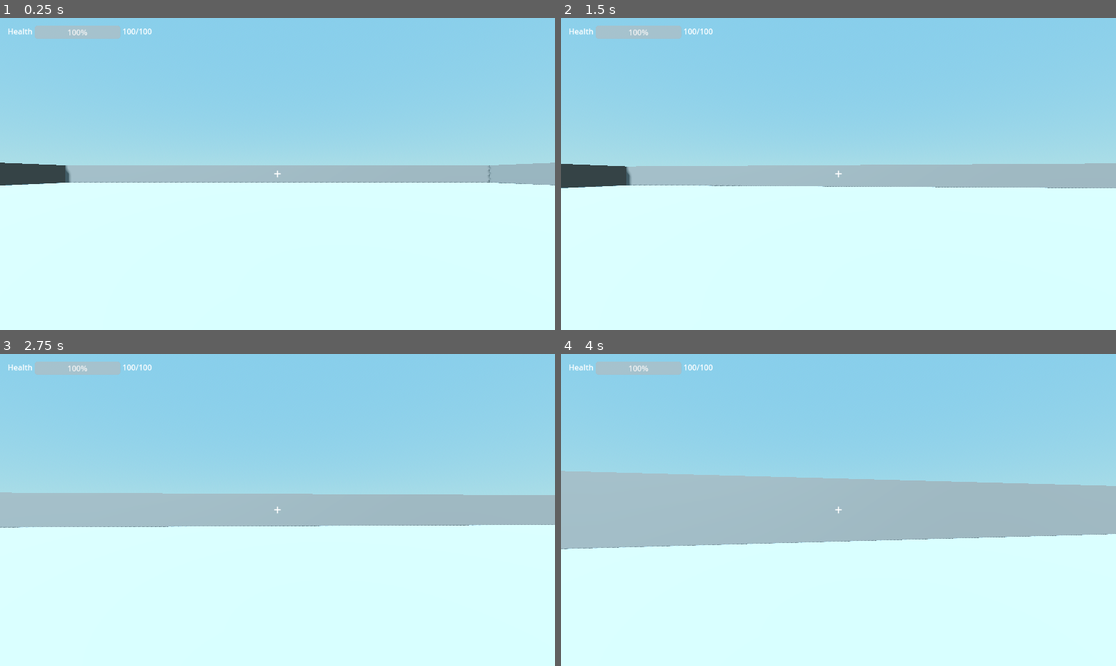
Above: before the commit, frames 1-4 (two rows, left to right).
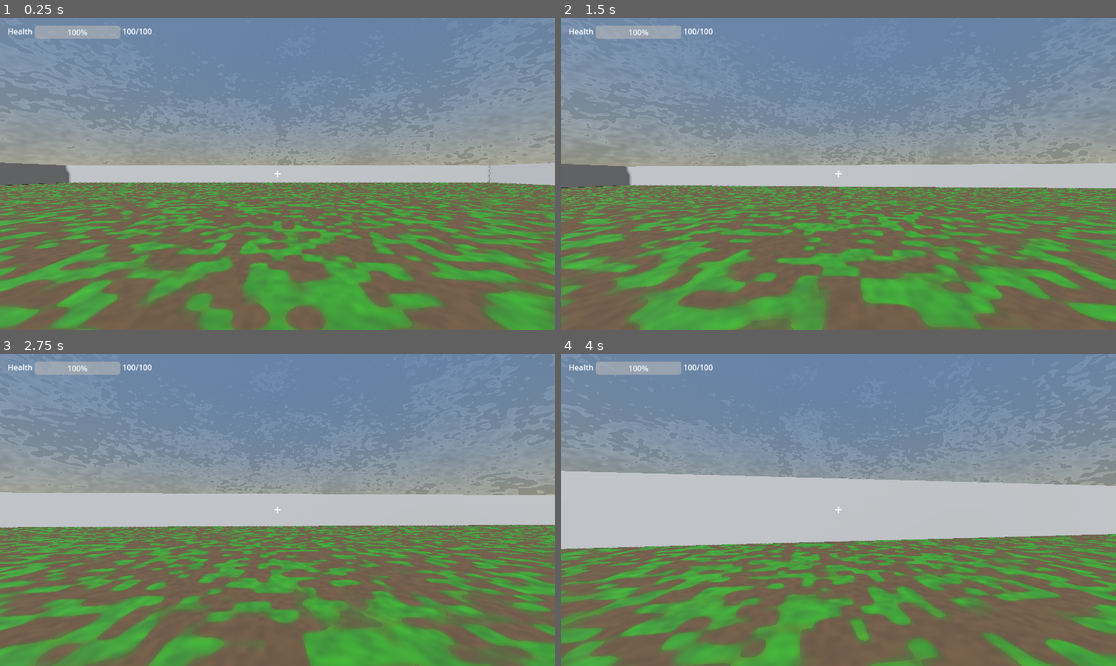
Above: after the commit, the same moments.

Repository: Liloslash/gwj_critters
Game: Godot game, scene res://World.tscn
The game is run twice, just before and just after one commit, with the same random seed, the same clock (stepped at 60 frames per second) and the same inputs.
Inputs (mouse positions are in pixels of both pictures, inside the frame that each line leads up to):
- Up to frame 1 (0.25 s): no input
- Up to frame 2 (1.5 s): tap Enter (ui_accept) at 0.5, 0.77 s; move the mouse to (866, 174) at 0.52 s; press the mouse at (866, 174) at 0.53 s; hold W (up) from 0.53 s (still down); move the mouse to (810, 174) at 1.27 s; release the mouse at (810, 174) at 1.28 s; click (810, 174) at 1.35 s
- Up to frame 3 (2.75 s): keep holding W (up); tap Enter (ui_accept) at 1.52 s; move the mouse to (288, 503) at 2.02 s; press the mouse at (288, 503) at 2.03 s
- Up to frame 4 (4 s): keep holding W (up); move the mouse to (832, 516) at 2.77 s; release the mouse at (832, 516) at 2.78 s; click (832, 516) at 2.85 s; tap Enter (ui_accept) at 3.02, 3.77 s; move the mouse to (877, 513) at 3.52 s; press the mouse at (877, 513) at 3.53 s

The runs differ from the first frame. In frame 1, 100% of the frame differs, in the area x 0-100%, y 0-100%; in frame 2, 100%; in frame 3, 100%; in frame 4, 100%.

Commit message:
Enhance world scene with new shaders, materials, and spawn points. Added ground and sky shader materials, integrated noise textures, and implemented spawn timer and point nodes.

Diff:
--- a/World.tscn
+++ b/World.tscn
@@ -1,21 +1,73 @@
-[gd_scene load_steps=9 format=3 uid="uid://ct41h7jhnr1fy"]
+[gd_scene load_steps=15 format=3 uid="uid://ct41h7jhnr1fy"]
 
 [ext_resource type="PackedScene" uid="uid://bporlauvhb1m8" path="res://Player.tscn" id="1_c6gwx"]
+[ext_resource type="Shader" uid="uid://eks8kuv7ovp3" path="res://floor.gdshader" id="1_js7pq"]
+[ext_resource type="Script" uid="uid://dnn3skx325kqu" path="res://world.gd" id="1_p1v5b"]
 [ext_resource type="PackedScene" uid="uid://bhuko84jtt65y" path="res://Enemy.tscn" id="2_2dftf"]
+[ext_resource type="Shader" uid="uid://cjvpc8kpr3070" path="res://sky.gdshader" id="3_eu7l1"]
 [ext_resource type="PackedScene" uid="uid://caoh2ltkqoyvm" path="res://HUD.tscn" id="3_hud"]
 
 [sub_resource type="BoxShape3D" id="BoxShape3D_2dftf"]
 size = Vector3(50, 1, 50)
 
+[sub_resource type="ShaderMaterial" id="ShaderMaterial_eu7l1"]
+render_priority = 1
+shader = ExtResource("1_js7pq")
+shader_parameter/dirt_color = Color(0.272904, 0.199826, 0.126596, 1)
+shader_parameter/grass_color = Color(0.120362, 0.323205, 0.053577, 1)
+shader_parameter/grass_threshold = 0.242
+shader_parameter/blend_sharpness = 8.703
+shader_parameter/noise_scale = 4.97
+shader_parameter/noise_strength = 0.573
+shader_parameter/dirt_roughness = 1.0
+shader_parameter/grass_roughness = 0.775
+
 [sub_resource type="BoxMesh" id="BoxMesh_bcbcq"]
 size = Vector3(50, 1, 50)
 
-[sub_resource type="ProceduralSkyMaterial" id="ProceduralSkyMaterial_c6gwx"]
-sky_top_color = Color(0.529412, 0.807843, 0.921569, 1)
-sky_horizon_color = Color(0.690196, 0.878431, 0.901961, 1)
+[sub_resource type="FastNoiseLite" id="FastNoiseLite_eu7l1"]
+noise_type = 3
+frequency = 0.0205
+fractal_type = 2
+fractal_lacunarity = 2.165
+fractal_gain = 1.54
+fractal_weighted_strength = 0.7
+domain_warp_enabled = true
+domain_warp_amplitude = 30.775
+domain_warp_frequency = 0.24
+
+[sub_resource type="NoiseTexture2D" id="NoiseTexture2D_p1v5b"]
+noise = SubResource("FastNoiseLite_eu7l1")
+
+[sub_resource type="ShaderMaterial" id="ShaderMaterial_wygdx"]
+shader = ExtResource("3_eu7l1")
+shader_parameter/sky_top_color = Color(0.421564, 0.570984, 0.764972, 1)
+shader_parameter/sky_horizon_color = Color(0.687065, 0.656698, 0.537811, 1)
+shader_parameter/sky_curve = 0.15
+shader_parameter/sky_energy = 1.0
+shader_parameter/sky_cover = SubResource("NoiseTexture2D_p1v5b")
+shader_parameter/sky_cover_modulate = Color(0.396889, 0.396889, 0.396889, 1)
+shader_parameter/ground_bottom_color = Color(0.206046, 0.174332, 0.137505, 1)
+shader_parameter/ground_horizon_color = Color(0.940978, 0.943081, 0.94603, 1)
+shader_parameter/ground_curve = 0.364
+shader_parameter/ground_energy = 1.545
+shader_parameter/sun_angle_max = 31.435
+shader_parameter/sun_curve = 0.015
+shader_parameter/exposure = 0.804
+shader_parameter/wind_offset_direction = Vector2(0.645, 0.1)
+shader_parameter/wind_speed = 0.704
+shader_parameter/clouds_change = true
+shader_parameter/cloud_change_rate = 0.923
+shader_parameter/pole_blend_shape = 2.0
+shader_parameter/pole_blend_strength = 0.0
+shader_parameter/pole_blend_brightness = 0.115
+shader_parameter/horizon_blend_shape = 0.379
+shader_parameter/horizon_blend_strength = 0.12
+shader_parameter/horizon_blend_brightness = 0.345
+shader_parameter/horizon_blend_width = 0.0
 
 [sub_resource type="Sky" id="Sky_2dftf"]
-sky_material = SubResource("ProceduralSkyMaterial_c6gwx")
+sky_material = SubResource("ShaderMaterial_wygdx")
 
 [sub_resource type="Environment" id="Environment_c6gwx"]
 background_mode = 2
@@ -24,17 +76,23 @@
 glow_intensity = 2.37
 
 [node name="World" type="Node3D"]
+script = ExtResource("1_p1v5b")
+enemy_scene = ExtResource("2_2dftf")
 metadata/_edit_lock_ = true
 
 [node name="Ground" type="StaticBody3D" parent="."]
+metadata/_edit_lock_ = true
 
 [node name="CollisionShape3D" type="CollisionShape3D" parent="Ground"]
 transform = Transform3D(1, 0, 0, 0, 1, 0, 0, 0, 1, 0, -0.5, 0)
 shape = SubResource("BoxShape3D_2dftf")
+metadata/_edit_lock_ = true
 
 [node name="MeshInstance3D" type="MeshInstance3D" parent="Ground"]
 transform = Transform3D(1, 0, 0, 0, 1, 0, 0, 0, 1, 0, -0.5, 0)
+material_override = SubResource("ShaderMaterial_eu7l1")
 mesh = SubResource("BoxMesh_bcbcq")
+metadata/_edit_lock_ = true
 
 [node name="Player" parent="." groups=["Player"] instance=ExtResource("1_c6gwx")]
 transform = Transform3D(1, 0, 0, 0, 1, 0, 0, 0, 1, 0, 1, 0)
@@ -73,3 +131,9 @@
 transform = Transform3D(1, 0, 0, 0, 1, 0, 0, 0, 1, 9.65678, 1, 0)
 
 [node name="HUD" parent="." instance=ExtResource("3_hud")]
+
+[node name="SpawnTimer" type="Timer" parent="."]
+
+[node name="SpawnPoint" type="Marker3D" parent="."]
+transform = Transform3D(1, 0, 0, 0, 1, 0, 0, 0, 1, 21.246, 1.60236, 19.4003)
+gizmo_extents = 0.53
--- /dev/null
+++ b/floor.gdshader
@@ -0,0 +1,91 @@
+shader_type spatial;
+
+// Couleurs de base au lieu de textures
+uniform vec3 dirt_color : source_color = vec3(0.35, 0.25, 0.15);
+uniform vec3 grass_color : source_color = vec3(0.15, 0.4, 0.08);
+
+// Paramètres de mélange
+uniform float grass_threshold : hint_range(0.0, 1.0) = 0.4;
+uniform float blend_sharpness : hint_range(0.1, 10.0) = 2.0;
+
+// Paramètres de bruit pour la variation
+uniform float noise_scale : hint_range(0.1, 10.0) = 1.0;
+uniform float noise_strength : hint_range(0.0, 1.0) = 0.5;
+
+// Paramètres de matériau
+uniform float dirt_roughness : hint_range(0.0, 1.0) = 0.8;
+uniform float grass_roughness : hint_range(0.0, 1.0) = 0.9;
+
+varying vec3 world_position;
+varying vec3 world_normal;
+
+// Fonction de bruit simple
+float random(vec2 uv) {
+    return fract(sin(dot(uv, vec2(12.9898, 78.233))) * 43758.5453);
+}
+
+// Bruit de Perlin simplifié
+float noise(vec2 uv) {
+    vec2 i = floor(uv);
+    vec2 f = fract(uv);
+
+    float a = random(i);
+    float b = random(i + vec2(1.0, 0.0));
+    float c = random(i + vec2(0.0, 1.0));
+    float d = random(i + vec2(1.0, 1.0));
+
+    vec2 u = f * f * (3.0 - 2.0 * f);
+
+    return mix(mix(a, b, u.x), mix(c, d, u.x), u.y);
+}
+
+// Fonction de mélange smooth
+float smooth_mix(float value, float threshold, float sharpness) {
+    return smoothstep(threshold - 1.0/sharpness, threshold + 1.0/sharpness, value);
+}
+
+void vertex() {
+    world_position = VERTEX;
+    world_normal = NORMAL;
+}
+
+void fragment() {
+    // Calcul du facteur de mélange basé sur la pente et le bruit
+    float slope = 1.0 - abs(dot(world_normal, vec3(0.0, 1.0, 0.0)));
+
+    // Ajout de variation avec du bruit
+    vec2 noise_uv = world_position.xz * noise_scale;
+    float noise_value = noise(noise_uv) * noise_strength;
+
+    // Facteur de mélange combiné
+    float blend_factor = slope + noise_value;
+
+    // Calcul des poids de mélange (seulement herbe et terre)
+    float grass_weight = 1.0 - smooth_mix(blend_factor, grass_threshold, blend_sharpness);
+    float dirt_weight = 1.0 - grass_weight;
+
+    // Mélange final des couleurs
+    vec3 final_color = dirt_color * dirt_weight + grass_color * grass_weight;
+
+    // Calcul de la rugosité finale
+    float final_roughness = dirt_roughness * dirt_weight + grass_roughness * grass_weight;
+
+    // Assombrissement des zones en pente pour plus de réalisme
+    float shadow_factor = 1.0 - slope * 0.2;
+    final_color *= shadow_factor;
+
+    // Ajout de variation de couleur avec le bruit pour plus de détails
+    vec2 detail_uv = world_position.xz * noise_scale * 3.0;
+    float detail_noise = noise(detail_uv) * 0.15;
+    final_color *= (1.0 + detail_noise);
+
+    // Variation supplémentaire pour l'herbe
+    if (grass_weight > 0.5) {
+        float grass_variation = noise(world_position.xz * 8.0) * 0.1;
+        final_color += vec3(0.0, grass_variation, -grass_variation * 0.5);
+    }
+
+    ALBEDO = final_color;
+    ROUGHNESS = final_roughness;
+    METALLIC = 0.0;
+}
--- /dev/null
+++ b/sky.gdshader
@@ -0,0 +1,131 @@
+shader_type sky;
+render_mode use_debanding;
+
+uniform vec4 sky_top_color : source_color = vec4(0.385, 0.454, 0.55, 1.0);
+uniform vec4 sky_horizon_color : source_color = vec4(0.646, 0.656, 0.67, 1.0);
+uniform float sky_curve : hint_range(0, 1) = 0.15;
+uniform float sky_energy = 1.0; // In Lux.
+uniform sampler2D sky_cover : filter_linear, source_color, hint_default_black;
+uniform vec4 sky_cover_modulate : source_color = vec4(1.0, 1.0, 1.0, 1.0);
+uniform vec4 ground_bottom_color : source_color = vec4(0.2, 0.169, 0.133, 1.0);
+uniform vec4 ground_horizon_color : source_color = vec4(0.646, 0.656, 0.67, 1.0);
+uniform float ground_curve : hint_range(0, 1) = 0.02;
+uniform float ground_energy = 1.0;
+uniform float sun_angle_max = 30.0;
+uniform float sun_curve : hint_range(0, 1) = 0.15;
+uniform float exposure : hint_range(0, 128) = 1.0;
+
+// Wind offset direction (x and y only)
+uniform vec2 wind_offset_direction = vec2(0.5, 0.1); // Control direction of offset (x, y)
+uniform float wind_speed : hint_range(0.0, 25.0) = 1.0; // Speed of the noise movement over time
+
+// Cloud change settings
+uniform bool clouds_change = true; // Whether to change the cloud layer or not
+uniform float cloud_change_rate : hint_range(0.0, 5.0) = .40; // Rate at which the cloud effect changes
+
+// Pole blending parameters
+uniform float pole_blend_shape : hint_range(0.0, 2.0) = 0.05; // How much the noise affects the blend shape
+uniform float pole_blend_strength : hint_range(0, 1) = 0.05; // Control blending intensity at poles
+uniform float pole_blend_brightness : hint_range(0.0, 1.0) = .3;
+
+// Horizon blending parameters - similar to pole blending
+uniform float horizon_blend_shape : hint_range(0.0, 2.0) = 0.05; // How much the noise affects the horizon blend shape
+uniform float horizon_blend_strength : hint_range(0, 1) = 0.05; // Control blending intensity at horizon
+uniform float horizon_blend_brightness : hint_range(0.0, 1.0) = .3;
+uniform float horizon_blend_width : hint_range(0.0, 0.5) = 0.1; // Width of the horizon blend region
+
+void sky() {
+    float v_angle = acos(clamp(EYEDIR.y, -1.0, 1.0));
+    float c = (1.0 - v_angle / (PI * 0.5));
+    vec3 sky = mix(sky_horizon_color.rgb, sky_top_color.rgb, clamp(1.0 - pow(1.0 - c, 1.0 / sky_curve), 0.0, 1.0));
+    sky *= sky_energy;
+
+    if (LIGHT0_ENABLED) {
+        float sun_angle = acos(dot(LIGHT0_DIRECTION, EYEDIR));
+        if (sun_angle < LIGHT0_SIZE) {
+            sky = LIGHT0_COLOR * LIGHT0_ENERGY;
+        } else if (sun_angle < sun_angle_max) {
+            float c2 = (sun_angle - LIGHT0_SIZE) / (sun_angle_max - LIGHT0_SIZE);
+            sky = mix(LIGHT0_COLOR * LIGHT0_ENERGY, sky, clamp(1.0 - pow(1.0 - c2, 1.0 / sun_curve), 0.0, 1.0));
+        }
+    }
+
+    if (LIGHT1_ENABLED) {
+        float sun_angle = acos(dot(LIGHT1_DIRECTION, EYEDIR));
+        if (sun_angle < LIGHT1_SIZE) {
+            sky = LIGHT1_COLOR * LIGHT1_ENERGY;
+        } else if (sun_angle < sun_angle_max) {
+            float c2 = (sun_angle - LIGHT1_SIZE) / (sun_angle_max - LIGHT1_SIZE);
+            sky = mix(LIGHT1_COLOR * LIGHT1_ENERGY, sky, clamp(1.0 - pow(1.0 - c2, 1.0 / sun_curve), 0.0, 1.0));
+        }
+    }
+
+    if (LIGHT2_ENABLED) {
+        float sun_angle = acos(dot(LIGHT2_DIRECTION, EYEDIR));
+        if (sun_angle < LIGHT2_SIZE) {
+            sky = LIGHT2_COLOR * LIGHT2_ENERGY;
+        } else if (sun_angle < sun_angle_max) {
+            float c2 = (sun_angle - LIGHT2_SIZE) / (sun_angle_max - LIGHT2_SIZE);
+            sky = mix(LIGHT2_COLOR * LIGHT2_ENERGY, sky, clamp(1.0 - pow(1.0 - c2, 1.0 / sun_curve), 0.0, 1.0));
+        }
+    }
+
+    if (LIGHT3_ENABLED) {
+        float sun_angle = acos(dot(LIGHT3_DIRECTION, EYEDIR));
+        if (sun_angle < LIGHT3_SIZE) {
+            sky = LIGHT3_COLOR * LIGHT3_ENERGY;
+        } else if (sun_angle < sun_angle_max) {
+            float c2 = (sun_angle - LIGHT3_SIZE) / (sun_angle_max - LIGHT3_SIZE);
+            sky = mix(LIGHT3_COLOR * LIGHT3_ENERGY, sky, clamp(1.0 - pow(1.0 - c2, 1.0 / sun_curve), 0.0, 1.0));
+        }
+    }
+
+    // Sample the sky cover texture with dynamic offset (only x and y direction)
+    vec2 noise_coords = SKY_COORDS.xy + wind_offset_direction * wind_speed * TIME * 0.01;
+
+    // Wrap UVs to keep tiling seamless
+    noise_coords = mod(noise_coords, 1.0);
+
+    // Sample the original noise texture
+    vec4 sky_cover_texture = texture(sky_cover, noise_coords);
+
+    // Sample flipped noise for Z-offset effect
+    vec4 flipped_noise = texture(sky_cover, vec2(noise_coords.x, 1.0 - noise_coords.y));
+
+    // Z blending (cloud change) logic
+    float cloud_blend_factor = 0.0;
+    if (clouds_change) {
+        // Use a sine wave to blend clouds smoothly over time based on the cloud_change_rate
+        cloud_blend_factor = 0.5 + 0.5 * sin(TIME * cloud_change_rate);
+    }
+
+    // Blend between the original and flipped noise using cloud_blend_factor
+    vec4 blended_noise_texture = mix(sky_cover_texture, flipped_noise, cloud_blend_factor);
+
+    // Pole blending
+    float base_pole_blend_factor = abs(EYEDIR.y);  // Original blend factor (circular)
+    float noise_pole_blend = blended_noise_texture.r * pole_blend_shape;
+    float pole_blend_factor = smoothstep(1.0 - pole_blend_strength, 1.0, base_pole_blend_factor + noise_pole_blend);
+
+    // Horizon blending - detect when we're near the horizon
+    float horizon_distance = abs(EYEDIR.y);  // This will be close to 0 near the horizon
+    float horizon_factor = 1.0 - smoothstep(0.0, horizon_blend_width, horizon_distance);
+    float noise_horizon_blend = blended_noise_texture.g * horizon_blend_shape;
+    float horizon_blend_factor = smoothstep(1.0 - horizon_blend_strength, 1.0, horizon_factor + noise_horizon_blend);
+
+    // Combine both blend factors (poles and horizon)
+    float combined_blend_factor = max(pole_blend_factor, horizon_blend_factor);
+
+    // Blend noise with brightness value based on the combined factor
+    vec3 blended_noise = mix(blended_noise_texture.rgb, vec3(pole_blend_brightness), pole_blend_factor);
+    blended_noise = mix(blended_noise, vec3(horizon_blend_brightness), horizon_blend_factor);
+
+    sky += (blended_noise * sky_cover_modulate.rgb) * blended_noise_texture.a * sky_cover_modulate.a * sky_energy;
+
+    // Ground blending
+    c = (v_angle - (PI * 0.5)) / (PI * 0.5);
+    vec3 ground = mix(ground_horizon_color.rgb, ground_bottom_color.rgb, clamp(1.0 - pow(1.0 - c, 1.0 / ground_curve), 0.0, 1.0));
+    ground *= ground_energy;
+
+    COLOR = mix(ground, sky, step(0.0, EYEDIR.y)) * exposure;
+}
--- /dev/null
+++ b/world.gd
@@ -0,0 +1,22 @@
+extends Node3D
+
+@onready var spawn_point: Marker3D = $SpawnPoint
+@onready var spawn_timer: Timer = $SpawnTimer
+
+@export var enemy_scene: PackedScene
+@export var spawn_interval_seconds: float = 3.0
+
+func _ready() -> void:
+	spawn_timer.wait_time = spawn_interval_seconds
+	spawn_timer.autostart = false
+	spawn_timer.one_shot = false
+	if not spawn_timer.timeout.is_connected(_on_spawn_timer_timeout):
+		spawn_timer.timeout.connect(_on_spawn_timer_timeout)
+	spawn_timer.start()
+
+func _on_spawn_timer_timeout() -> void:
+	if enemy_scene == null:
+		return
+	var enemy_instance: Node3D = enemy_scene.instantiate()
+	add_child(enemy_instance)
+	enemy_instance.global_transform = spawn_point.global_transform
Not shown, added: floor.gdshader.uid
Not shown, added: sky.gdshader.uid
Not shown, added: world.gd.uid
